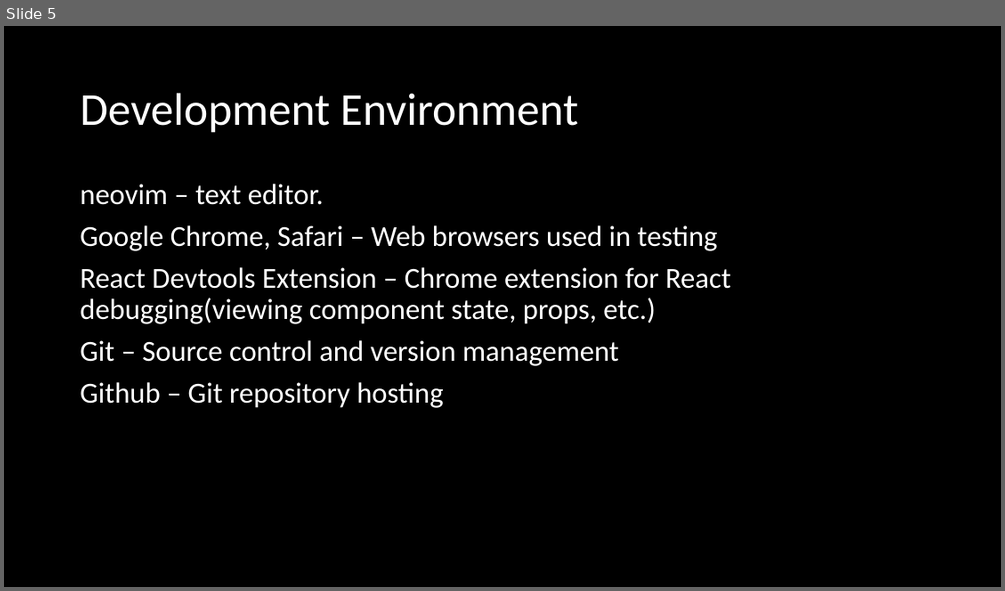
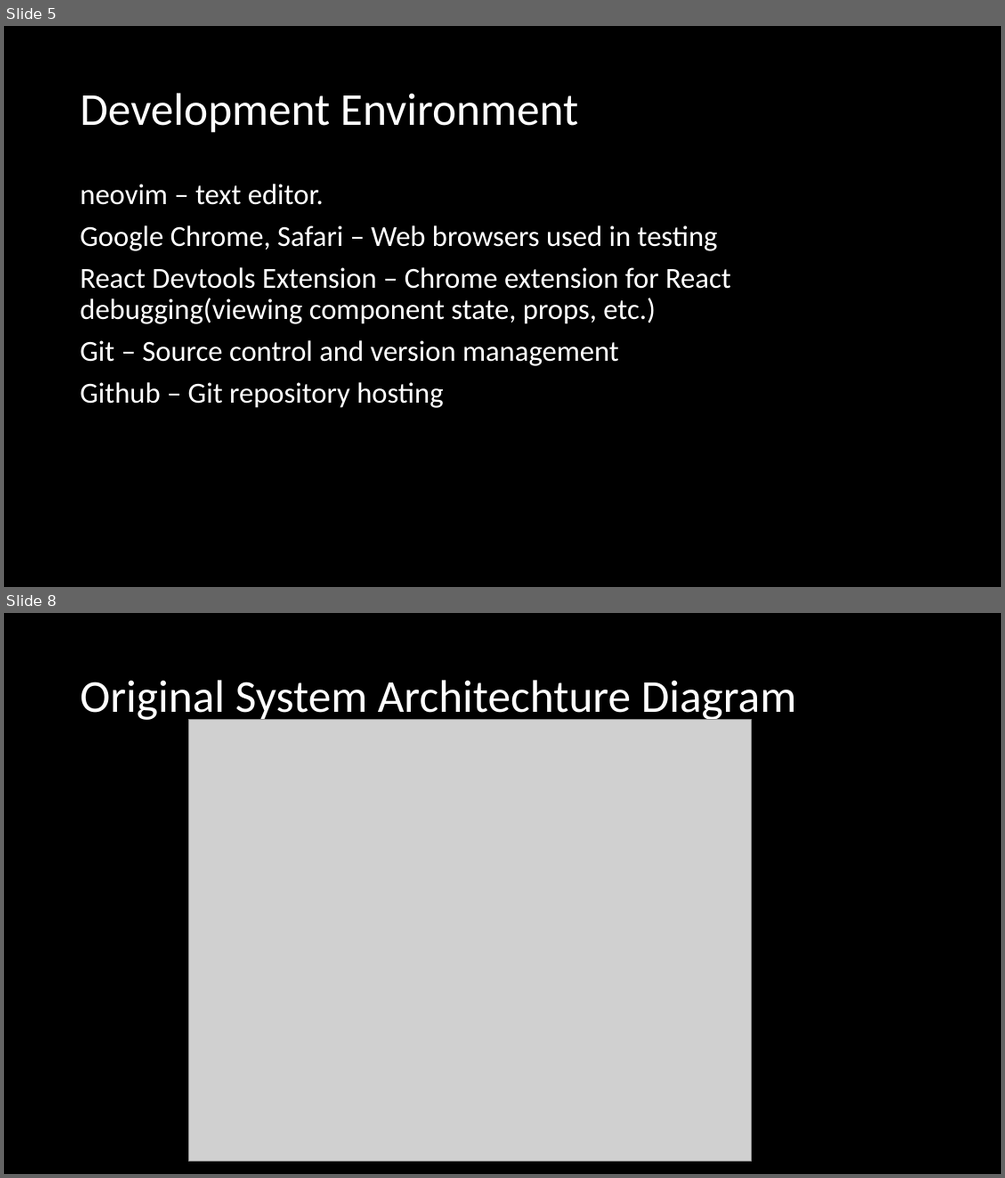
Before and after one commit to Skyward176/UnnamedFitnessApp, a slide deck: Documentation/Presentations/Final Presentation.pptx. Shown one above the other, each under a label of ours: slide 5 before the commit, slides 5 and 8 after it; the slides between them are not shown. The pictures are 1005x591 and 1005x1178 pixels, drawn with LibreOffice and Linux fonts; fonts in the diff are those of the drawing; grey boxes stand for pictures. Boxes give left, top, right and bottom in pixels: in the first picture for what was removed or moved away, otherwise in the second. Text is boxed around its words. In the diff, an @@ line names an element or a change of style, - is before the commit and + after.

```diff
--- a/Documentation/Presentations/Final Presentation.pptx
+++ b/Documentation/Presentations/Final Presentation.pptx
@@ slide 8 added at [4, 613, 1001, 1174], background #000000 @@
@@ title added at [80, 680, 796, 722], 44 pt, text #FFFFFF @@
+Original System Architechture Diagram
@@ picture added at [189, 720, 751, 1161] @@
```
Also in this commit, not shown: 4 slides changed, 15 other slides added, 1 slide removed, 3 other files.
